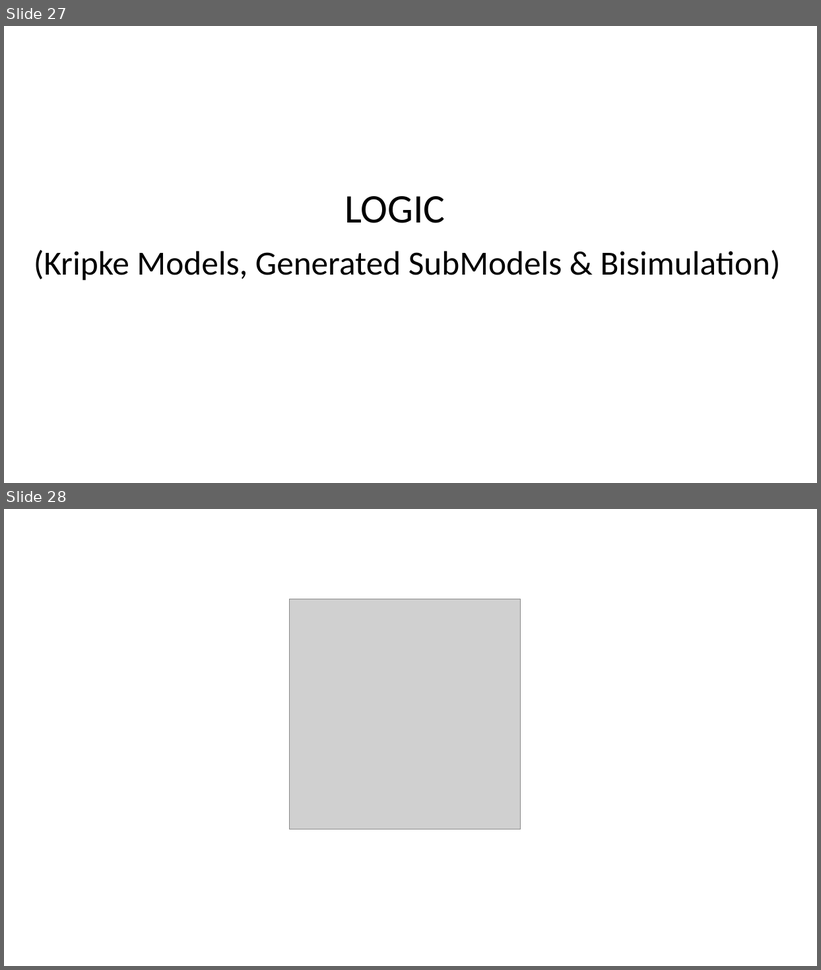
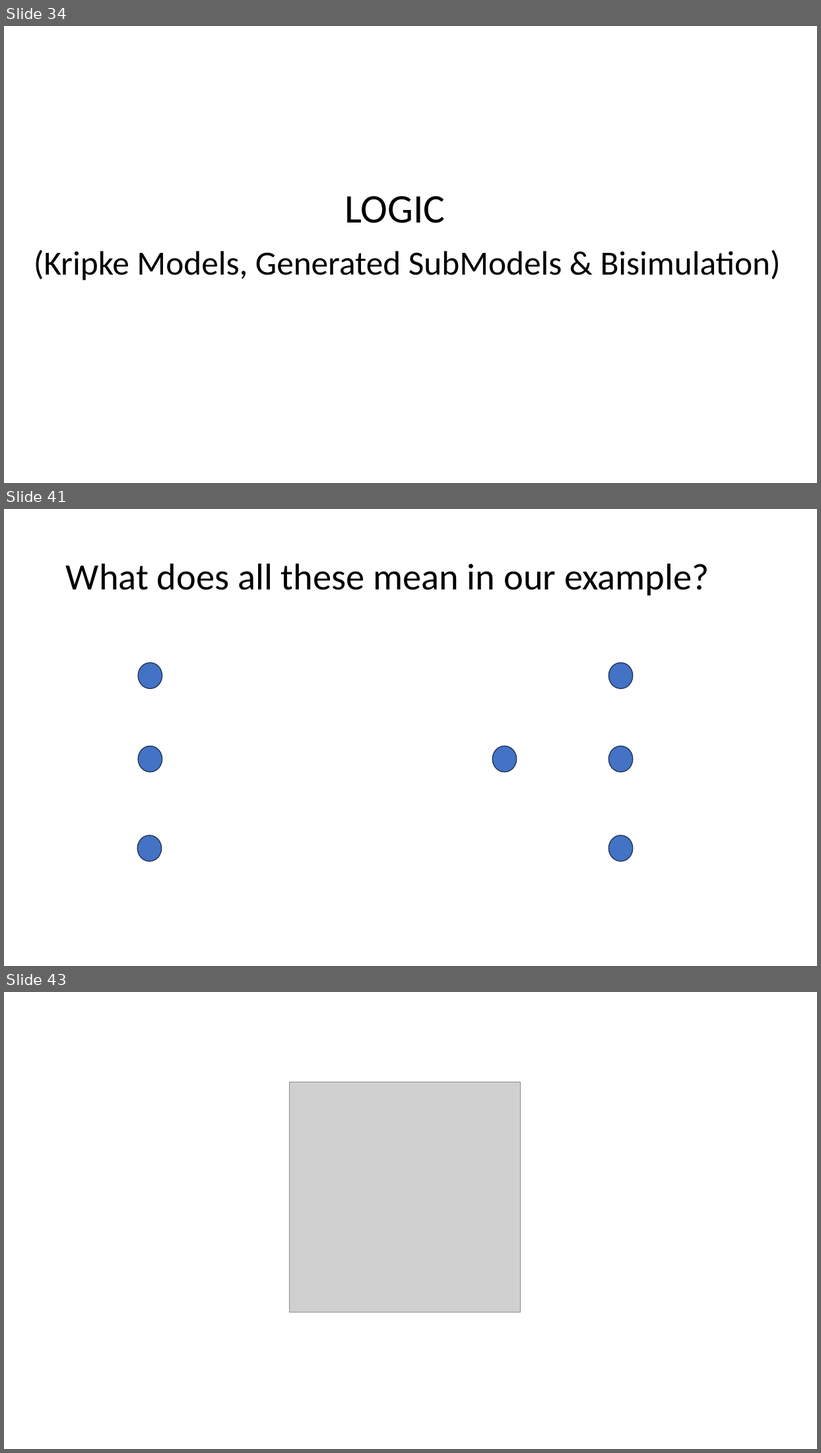
Before and after one commit to Contingent-Systems/modal_abstractions_presentations, a slide deck: thesis_proposal/proposal.pptx. Shown one above the other, each under a label of ours: slides 27 and 28 before the commit, slides 34, 41 and 43 after it; the slides between them are not shown. The pictures are 821x970 and 821x1453 pixels, drawn with LibreOffice and Linux fonts; fonts in the diff are those of the drawing; grey boxes stand for pictures. Boxes give left, top, right and bottom in pixels: in the first picture for what was removed or moved away, otherwise in the second. Text is boxed around its words. In the diff, an @@ line names an element or a change of style, - is before the commit and + after.

```diff
--- a/thesis_proposal/proposal.pptx
+++ b/thesis_proposal/proposal.pptx
@@ slide 41 added at box(4, 509, 817, 966), background #FFFFFF @@
@@ title added at box(66, 563, 710, 595), 44 pt, text #000000 @@
+What does all these mean in our example?
@@ ellipse added at box(138, 663, 162, 689), fill #4472C4, outline #1E3256 1 pt @@
@@ ellipse added at box(609, 663, 634, 689), fill #4472C4, outline #1E3256 1 pt @@
@@ ellipse added at box(138, 747, 162, 772), fill #4472C4, outline #1E3256 1 pt @@
@@ ellipse added at box(492, 747, 517, 772), fill #4472C4, outline #1E3256 1 pt @@
@@ ellipse added at box(609, 747, 634, 772), fill #4472C4, outline #1E3256 1 pt @@
@@ ellipse added at box(137, 835, 162, 861), fill #4472C4, outline #1E3256 1 pt @@
@@ ellipse added at box(609, 835, 634, 861), fill #4472C4, outline #1E3256 1 pt @@
@@ what was slide 27 is now slide 34 @@
@@ what was slide 28 is now slide 43 @@
```
Also in this commit, not shown: 5 slides changed, 17 other slides added, 3 slides removed.
